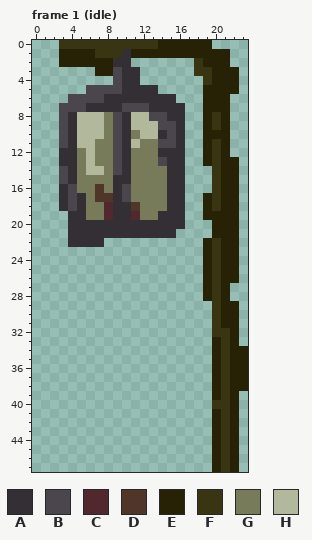
Pixel-art file: crates/game/assets/sprites/scenery/lamp_post.aseprite. Above: the version before the commit.
24x48 pixels, 7 frames. Shown: frame 1 (idle). The commit also changed other frames, which this record leaves out.
Palette (. is transparent): A #332f34  B #4b464d  C #50282d  D #503628  E #272206  F #393412  G #787b5a  H #b1b89c
Pixels before, frame 1 (idle), first column x 3:
 0 FFFFFFFFFFFEEEEEE....
 1 EEEEFFFAEEEEEEEEEEE..
 2 EEEEEEAA.......FEEE..
 3 ....EEBAA......FFEEE.
 4 ......BAA.......FEEE.
 5 ...BBBBAAAA.....EEEE.
 6 .BBBBAAAAAAAA...EEE..
 7 BBBAAAABBBAAAA..EEE..
 8 BAHHHGBAHHBBAA..EFE..
 9 BAHHHGBAHHHBBA..EFE..
10 BAHHHGBAGHHABA..EEE..
11 BAHHGGBAHGGBBA..EFE..
12 AAGHGGBAGGGAAA..EFE..
13 AAGHGGBAGGGBAA..EFEE.
14 BAGHHGBAGGGGAA...FEE.
15 BAGGGGAAGGGGAA...FEE.
16 ABGGDGABGGGGAA...FEE.
17 ABAGDDABGGGGAA..EFEE.
18 ABAGGCAADGGGAA..EFEE.
19 .AAGGCAACGGAAA..EEEE.
20 .AAAAAAAAAAAAA...EEE.
21 .AAAAAAAAAAAA....EEE.
22 .AAAA...........EFEE.
23 ................EFEE.
24 ................EFEE.
25 ................EFEE.
26 ................EFEE.
27 ................EFE..
28 ................EFE..
29 .................FEE.
30 .................FEE.
31 .................FEE.
32 .................FFE.
33 .................EFE.
34 .................EFEE
35 .................EFEE
36 .................EFEE
37 .................EFEE
38 .................EFEE
39 .................EFE.
40 .................FFE.
41 .................EFE.
42 .................EFE.
43 .................EFE.
44 .................EFE.
45 .................EFE.
46 .................EFE.
47 .................EFE.
After the commit:
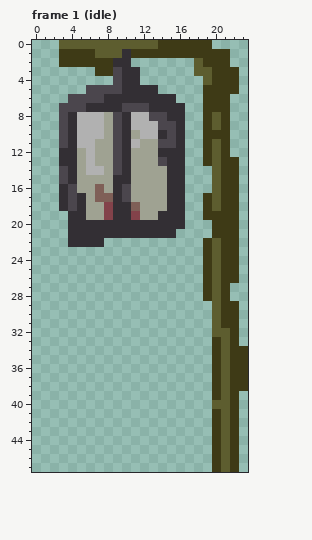
Diff:
Colour C changes from #50282d to #83424a.
Colour D changes from #503628 to #7f5f57.
Colour E changes from #272206 to #3e3a16.
Colour F changes from #393412 to #5d5d2f.
Colour G changes from #787b5a to #9fa292.
Colour H changes from #b1b89c to #b1b1b1.
Where, in picture pixels (left, top, right, bottom), the same in both pictures:
changed: (59, 40, 248, 472)
